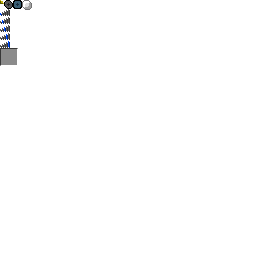
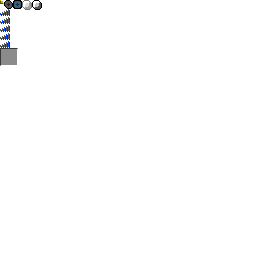
Two versions of the same layered image (256x256). Layer-by-layer changes:
added layer "background" above "background transparent" over [32, 0, 42, 10]
